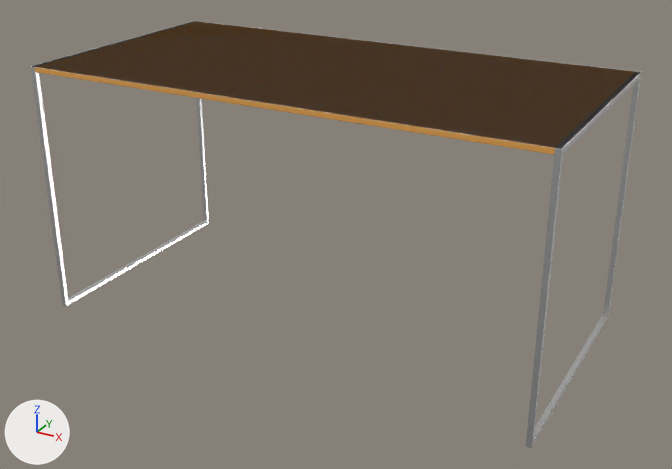
An edit to the Blender file packages/frontend/assets/room/objects/iron-frame-table/iron-frame-table.blend, drawn before and after from the same camera.
Both versions are drawn from a 50 mm lens placed at (3.27, -5.89, 3.63), pointed at (0.08, -0.09, 0.73). The axes (+X, +Y, +Z) are drawn at lower left. The lights are the same throughout. The older version comes first. Shape keys are drawn at the values saved in each file.

In view in the first picture: '__TOP__Plane', '__X_BOARD__Cube.001', '__X_FRAME__Cube.001'.
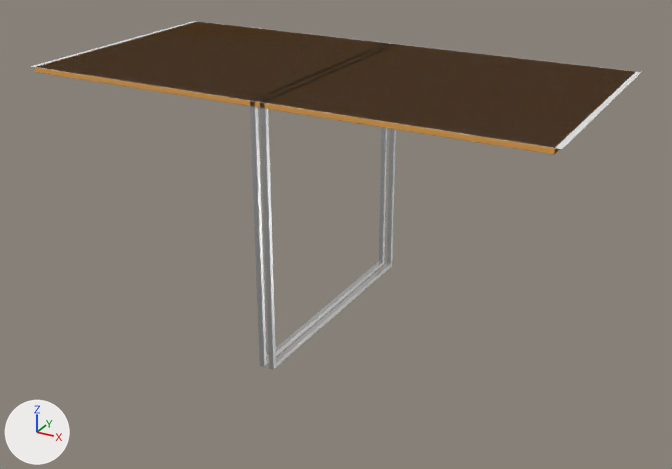
Where the change shows, as pixel boxes [x1, y1, x2, y2] in the pictures (672 x 469 px):
'__X_FRAME__Cube.001', reshaped (76% narrower, 23% shorter): before [31, 21, 641, 448]; after [250, 43, 396, 370]

What the commit changed:
In shape key 'W' (key_0_w), value goes from 1.0 to 0.0.
